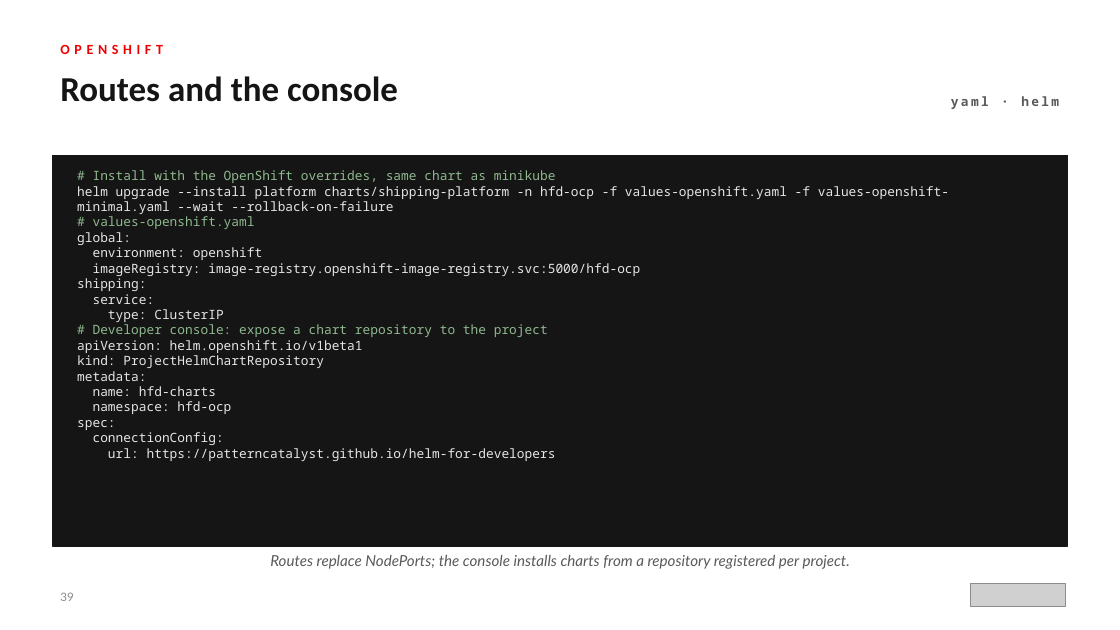
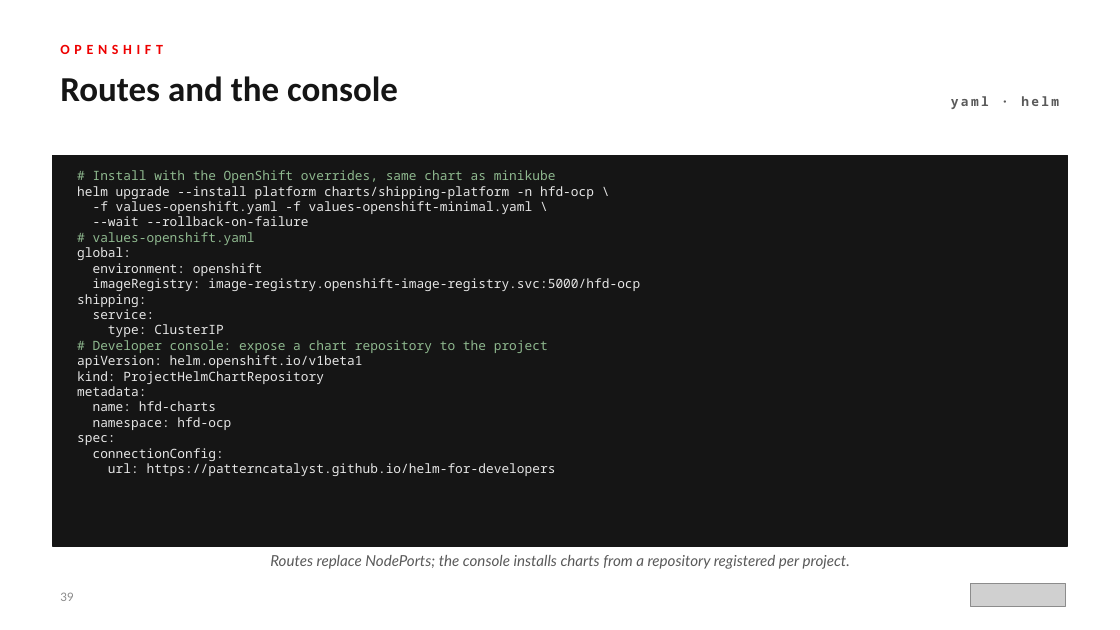
Before and after one commit to patterncatalyst/helm-for-developers, a slide deck: slide 39 of presentation/helm-201/Helm-201-r1.0.pptx. Drawn at 1120x630 pixels with LibreOffice and Linux fonts; fonts in the diff are those of the drawing; grey boxes stand for pictures. Boxes give left, top, right and bottom in pixels: in the first picture for what was removed or moved away, otherwise in the second. Text is boxed around its words. In the diff, an @@ line names an element or a change of style, - is before the commit and + after.

Commit message:
fix(r1.0): align SSA, force-replace, take-ownership, server dry-run wording; podman push; deck polish; reconciliation plan

```diff
--- a/presentation/helm-201/Helm-201-r1.0.pptx
+++ b/presentation/helm-201/Helm-201-r1.0.pptx
@@ text at box(77, 170, 640, 476): text changed @@
-# Install with the OpenShift overrides, same chart as minikube
-helm upgrade --install platform charts/shipping-platform -n hfd-ocp -f values-openshift.yaml -f values-openshift-minimal.yaml --wait --rollback-on-failure
-# values-openshift.yaml
-global:
-environment: openshift
-imageRegistry: image-registry.openshift-image-registry.svc:5000/hfd-ocp
-shipping:
-service:
-type: ClusterIP
-# Developer console: expose a chart repository to the project
-apiVersion: helm.openshift.io/v1beta1
-kind: ProjectHelmChartRepository
-metadata:
-name: hfd-charts
-namespace: hfd-ocp
-spec:
-connectionConfig:
-url: https://patterncatalyst.github.io/helm-for-developers
+# Install with the OpenShift overrides, same chart as minikube
+helm upgrade --install platform charts/shipping-platform -n hfd-ocp \
+-f values-openshift.yaml -f values-openshift-minimal.yaml \
+--wait --rollback-on-failure
+# values-openshift.yaml
+global:
+environment: openshift
+imageRegistry: image-registry.openshift-image-registry.svc:5000/hfd-ocp
+shipping:
+service:
+type: ClusterIP
+# Developer console: expose a chart repository to the project
+apiVersion: helm.openshift.io/v1beta1
+kind: ProjectHelmChartRepository
+metadata:
+name: hfd-charts
+namespace: hfd-ocp
+spec:
+connectionConfig:
+url: https://patterncatalyst.github.io/helm-for-developers
```
Also in this commit, not shown: 2 other slides changed, 44 other files.
